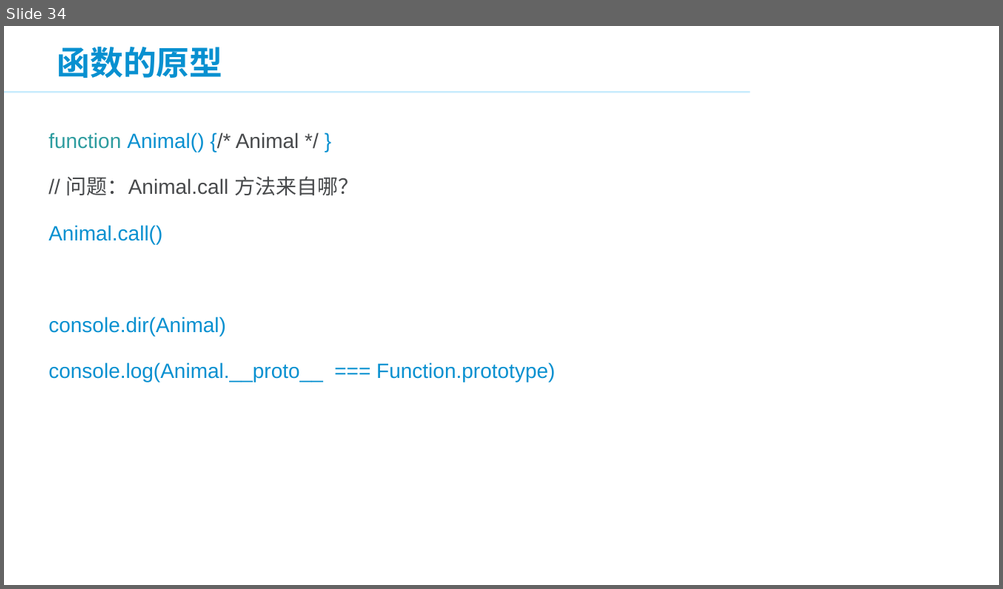
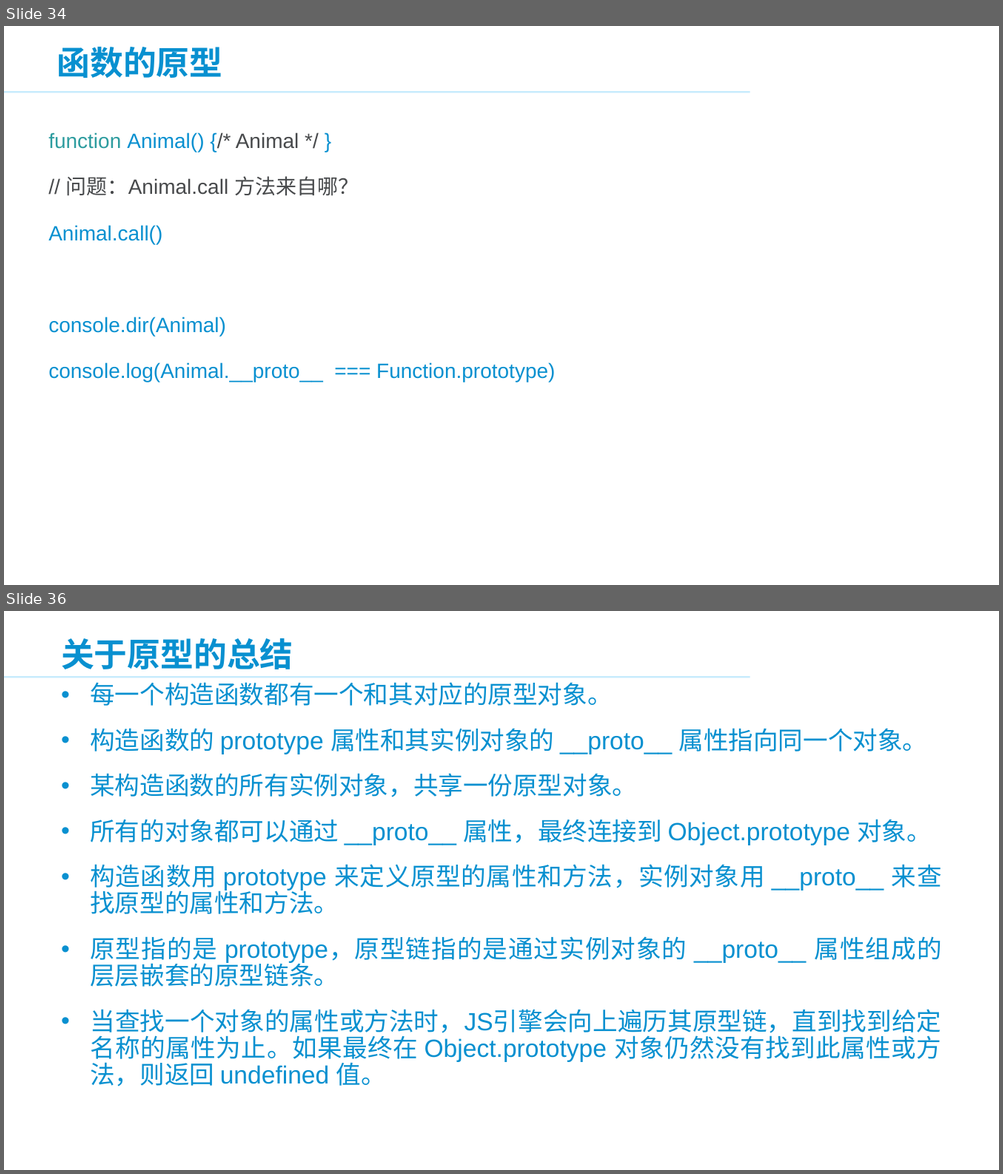
Before and after one commit to panxuepeng/javascript, a slide deck: ppt/JavaScript 高级部分.ppt. Shown one above the other, each under a label of ours: slide 34 before the commit, slides 34 and 36 after it; the slides between them are not shown. The pictures are 1003x589 and 1003x1174 pixels, drawn with LibreOffice and Linux fonts; fonts in the diff are those of the drawing; background and template pictures are left out. Boxes give left, top, right and bottom in pixels: in the first picture for what was removed or moved away, otherwise in the second. Text is boxed around its words. In the diff, an @@ line names an element or a change of style, - is before the commit and + after.

```diff
--- a/ppt/JavaScript 高级部分.ppt
+++ b/ppt/JavaScript 高级部分.ppt
@@ slide 36 added at (4,611,999,1170), background #FFFFFF; not listed: 2 template elements that a slide beside it also shows @@
@@ title added at (61,638,293,669), 32 pt, text #0890D0, bold @@
+关于原型的总结
@@ text added at (90,682,942,1087), 24 pt, text #0890D0 @@
+• 每一个构造函数都有一个和其对应的原型对象。
+• 构造函数的 prototype 属性和其实例对象的 __proto__ 属性指向同一个对象。
+• 某构造函数的所有实例对象，共享一份原型对象。
+• 所有的对象都可以通过 __proto__ 属性，最终连接到 Object.prototype 对象。
+• 构造函数用 prototype 来定义原型的属性和方法，实例对象用 __proto__ 来查找原型的属性和方法。
+• 原型指的是 prototype，原型链指的是通过实例对象的 __proto__ 属性组成的层层嵌套的原型链条。
+• 当查找一个对象的属性或方法时，JS引擎会向上遍历其原型链，直到找到给定名称的属性为止。如果最终在 Object.prototype 对象仍然没有找到此属性或方法，则返回 undefined 值。
```
Also in this commit, not shown: 9 other slides added, 14 slides removed, 6 other files.
